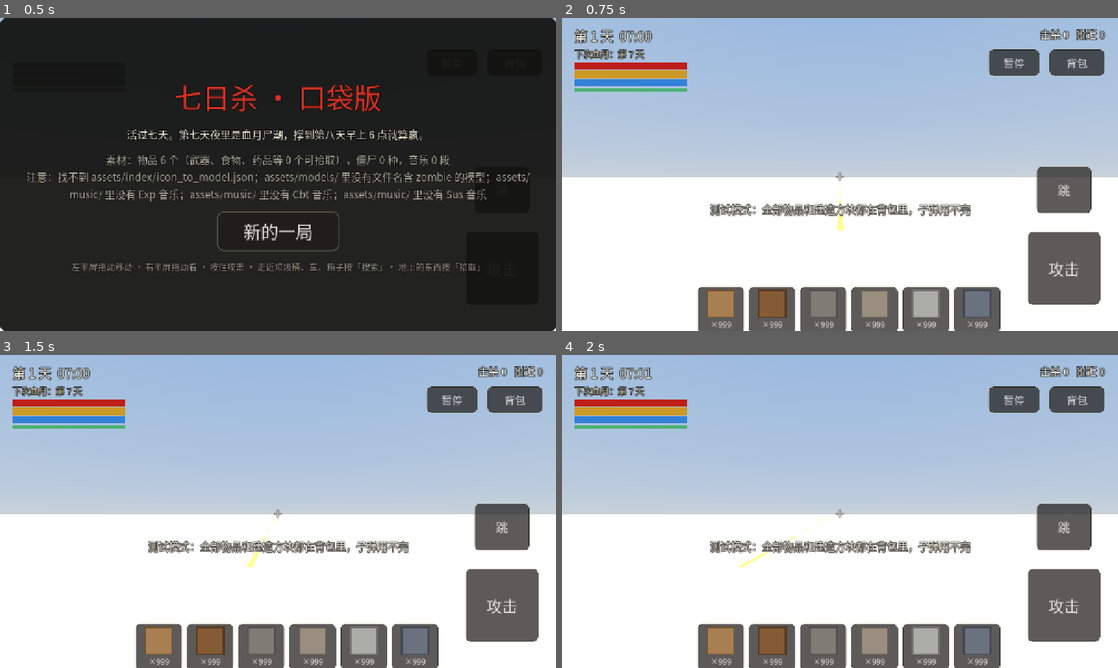
Above: before the commit, frames 1-4 (two rows, left to right).
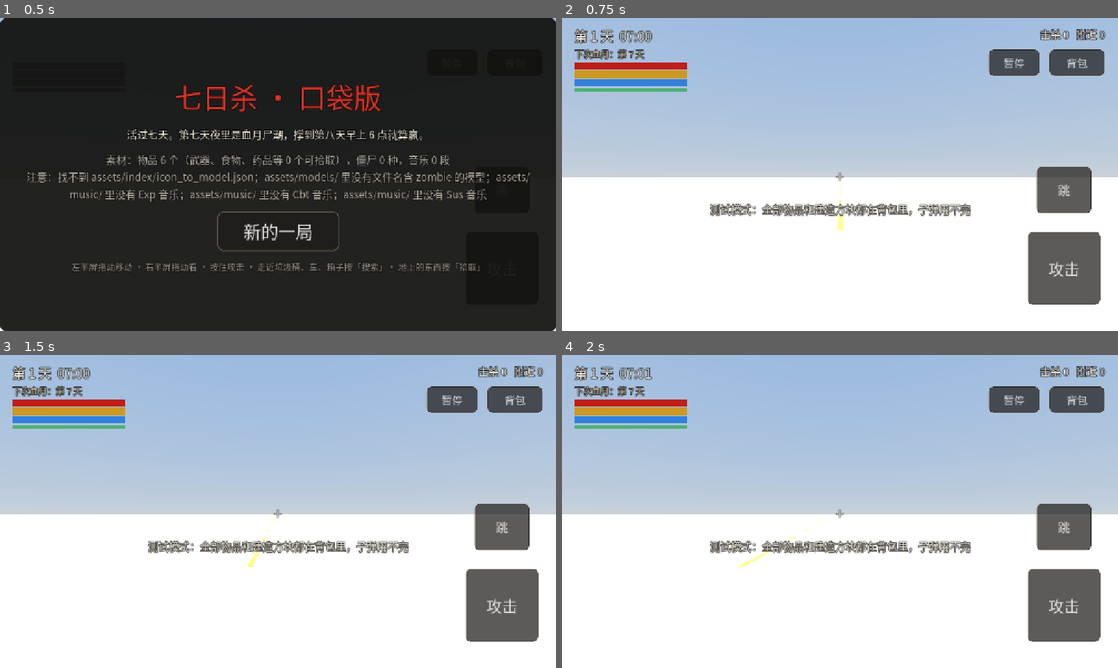
Above: after the commit, the same moments.

Repository: langhua98/7day
Game: Godot game, scene res://scenes/main.tscn
Two runs of this game, one before a commit and one after it. Both use one fixed random seed, a clock stepped at 60 frames per second and the inputs below.
Inputs (mouse positions are in pixels of both pictures, inside the frame that each line leads up to):
- Up to frame 1 (0.5 s): no input
- Up to frame 2 (0.75 s): click "新的一局" at 0.5 s
- Up to frame 3 (1.5 s): tap Enter at 1.25 s; move the mouse to (400, 495) at 1.27 s; hold D from 1.28 s (still down); hold R from 1.28 s (still down); click (400, 495) at 1.42 s
- Up to frame 4 (2 s): keep holding D; keep holding R; tap Space at 1.52 s

Frame 1 is identical in both runs. In frame 2, 7.3% of the frame differs, in the area x 24-79%, y 85-100%; in frame 3, 7.3%; in frame 4, 7.3%.

Commit message:
测试模式背包补全所有官方物品

Diff:
--- a/scripts/inventory.gd
+++ b/scripts/inventory.gd
@@ -197,33 +197,30 @@
 
 ## 测试模式：全部物品直接进背包，枪装满，每种子弹、每种方块给足。
 func give_all_items(top_up := false) -> void:
-	var kinds := [Assets.Kind.GUN, Assets.Kind.MELEE, Assets.Kind.FOOD, Assets.Kind.DRINK, Assets.Kind.MEDICAL]
-	for k in kinds:
-		for row in Assets.items:
-			var id: String = row.id
-			if row.kind != k or id.ends_with("Parts") or id.begins_with("gunBot"):
-				continue
-			var want := 1 if k in [Assets.Kind.MELEE, Assets.Kind.GUN] else 5
-			if inventory.get(id, 0) < want:
-				inventory[id] = want
-			if not pickup_order.has(id):
-				pickup_order.append(id)
-			if k == Assets.Kind.GUN:
-				if not mags.has(id):
-					mags[id] = Weapons.stats(id).mag
-				if not mags_type.has(id):
-					mags_type[id] = Weapons.default_ammo(id)
-	for row in Assets.items:
-		if Weapons.is_ammo(row.id):
-			inventory[row.id] = maxi(inventory.get(row.id, 0), C.TEST_AMMO)
-			if not pickup_order.has(row.id):
-				pickup_order.append(row.id)
-	for t in Blocks.TYPES:
-		var id: String = t[0]
-		if Assets.items_by_id.has(id):
-			inventory[id] = maxi(inventory.get(id, 0), C.TEST_BLOCKS)
-			if not pickup_order.has(id):
-				pickup_order.append(id)
+	# 测试模式：官方物品表里的东西全部进背包，数量按类别给
+	for id in Data.items:
+		if not Assets.items_by_id.has(id):
+			continue
+		var row: Dictionary = Assets.items_by_id[id]
+		var kind: int = row.kind
+		var want := 20
+		if kind in [Assets.Kind.GUN, Assets.Kind.MELEE]:
+			want = 1
+		elif kind in [Assets.Kind.FOOD, Assets.Kind.DRINK, Assets.Kind.MEDICAL]:
+			want = 5
+		elif kind == Assets.Kind.BLOCK:
+			want = C.TEST_BLOCKS
+		elif Weapons.is_ammo(id):
+			want = C.TEST_AMMO
+		if inventory.get(id, 0) < want:
+			inventory[id] = want
+		if not pickup_order.has(id):
+			pickup_order.append(id)
+		if kind == Assets.Kind.GUN:
+			if not mags.has(id):
+				mags[id] = Weapons.stats(id).mag
+			if not mags_type.has(id):
+				mags_type[id] = Weapons.default_ammo(id)
 	if top_up:
 		return
 	# 快捷栏先放手枪和步枪（不然按字母排第一把是弓）
--- a/tests/test_split.gd
+++ b/tests/test_split.gd
@@ -111,6 +111,7 @@
 				break
 		check(has_ammo, "开局背包里应有子弹")
 		check(not main.inventory.mags_type.is_empty(), "开局枪应有弹种")
+		check(main.inventory.inventory.size() >= 500, "测试模式背包应包含完整道具表")
 		main.running = false
 	_finish()
 
